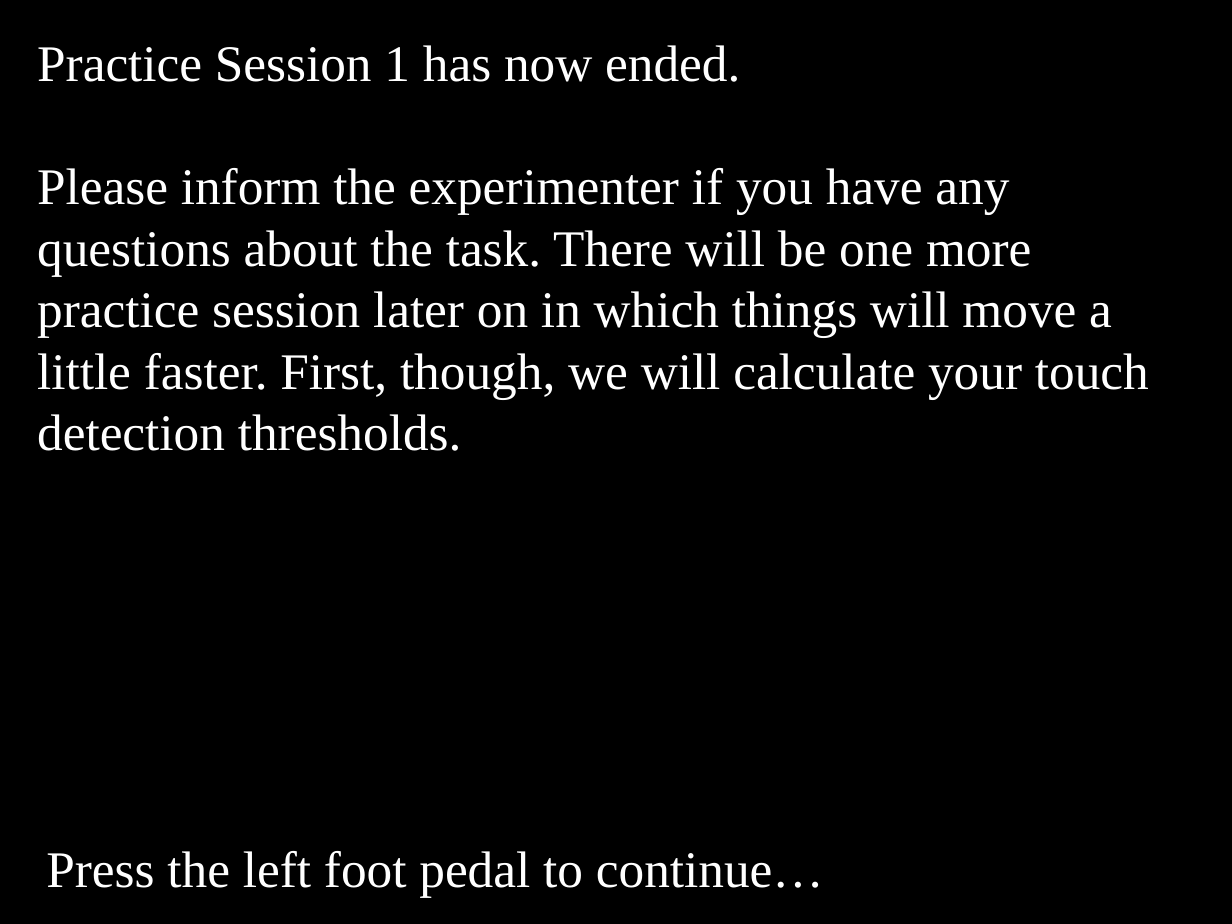
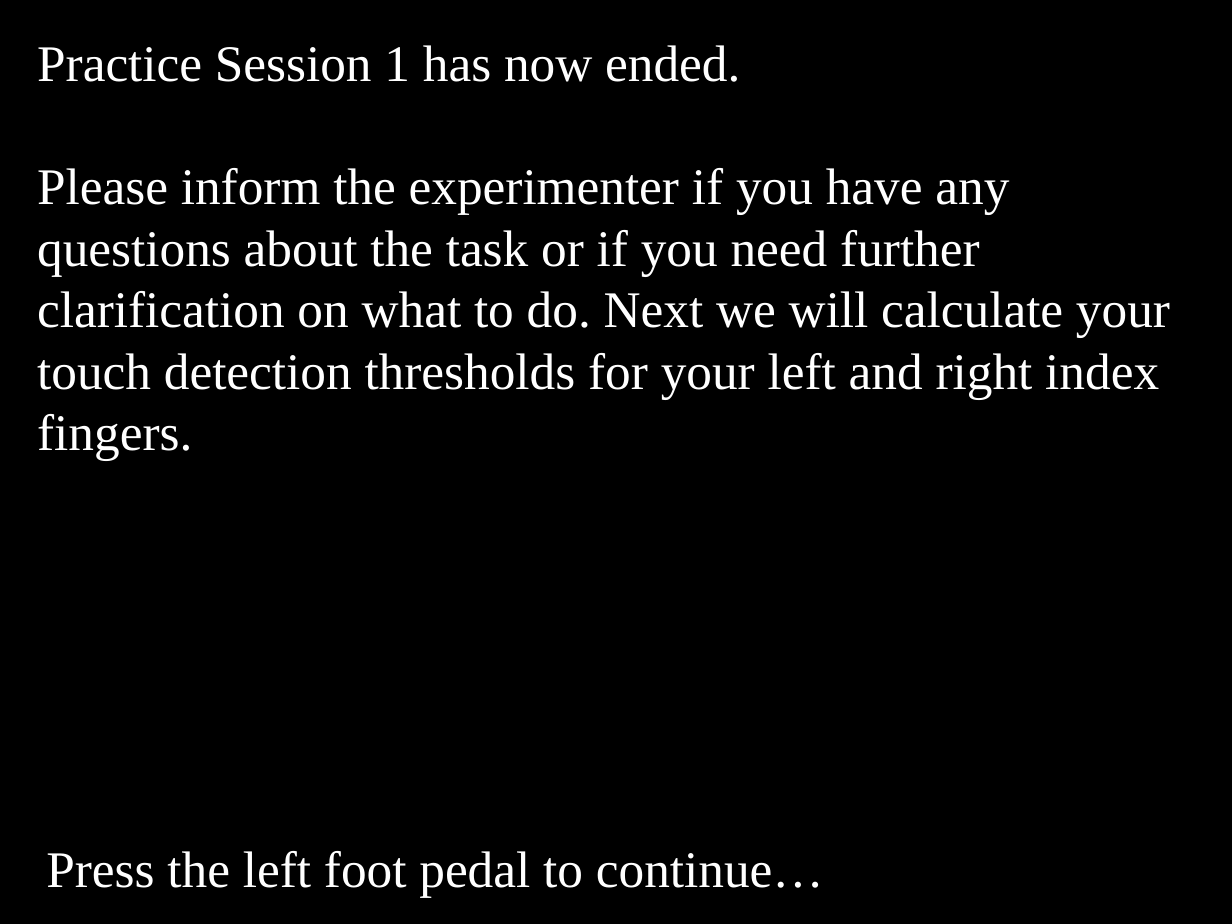
Before and after one commit to EmbodiedResearchLab/Vitality-Tactile-Detection, a slide deck: slide 9 of Stimuli/new/General instructions.pptx (slide 8 before the commit). Drawn at 1232x924 pixels with LibreOffice and Linux fonts; fonts in the diff are those of the drawing. Boxes give left, top, right and bottom in pixels: in the first picture for what was removed or moved away, otherwise in the second. Text is boxed around its words. In the diff, an @@ line names an element or a change of style, - is before the commit and + after.

```diff
--- a/Stimuli/new/General instructions.pptx
+++ b/Stimuli/new/General instructions.pptx
@@ text at [37, 168, 1170, 461]: text changed @@
-Please inform the experimenter if you have any questions about the task. There will be one more practice session later on in which things will move a little faster. First, though, we will calculate your touch detection thresholds.
+Please inform the experimenter if you have any questions about the task or if you need further clarification on what to do. Next we will calculate your touch detection thresholds for your left and right index fingers.
```
Also in this commit, not shown: 13 other slides changed, 4 slides added, 30 other files.
